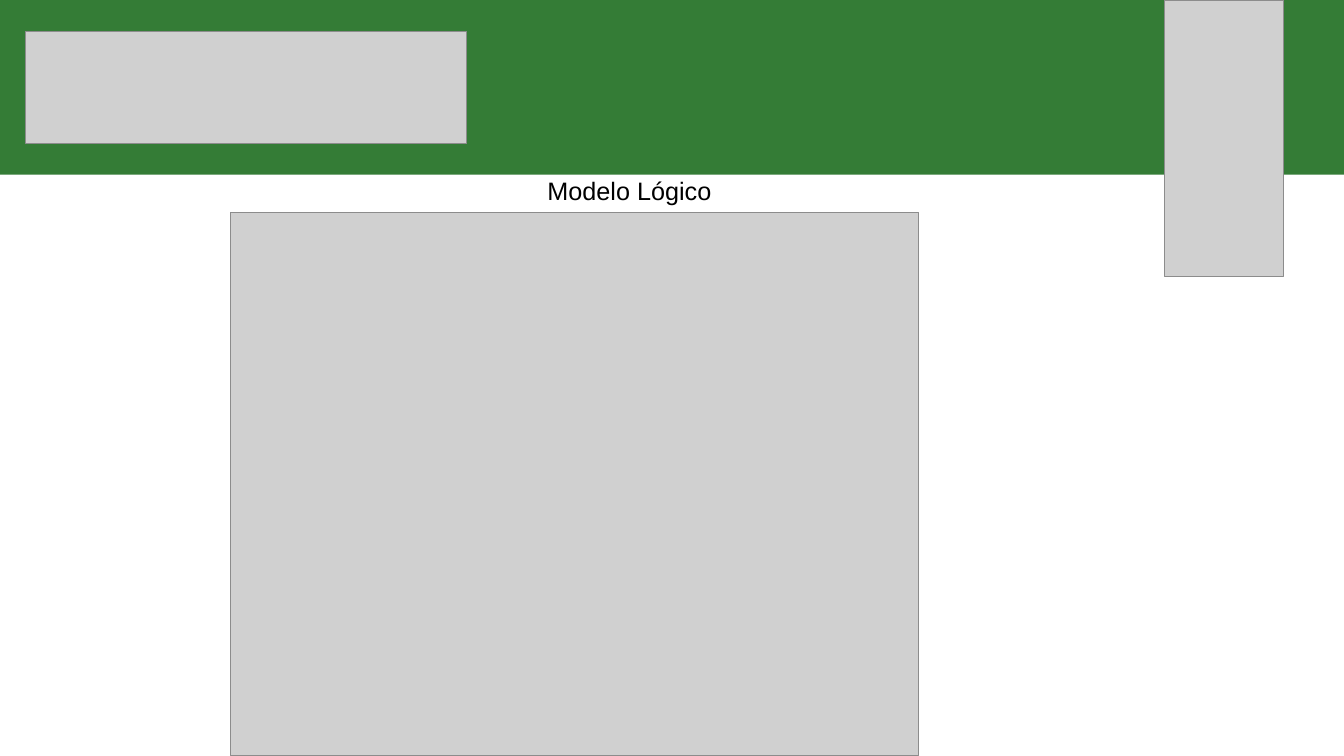
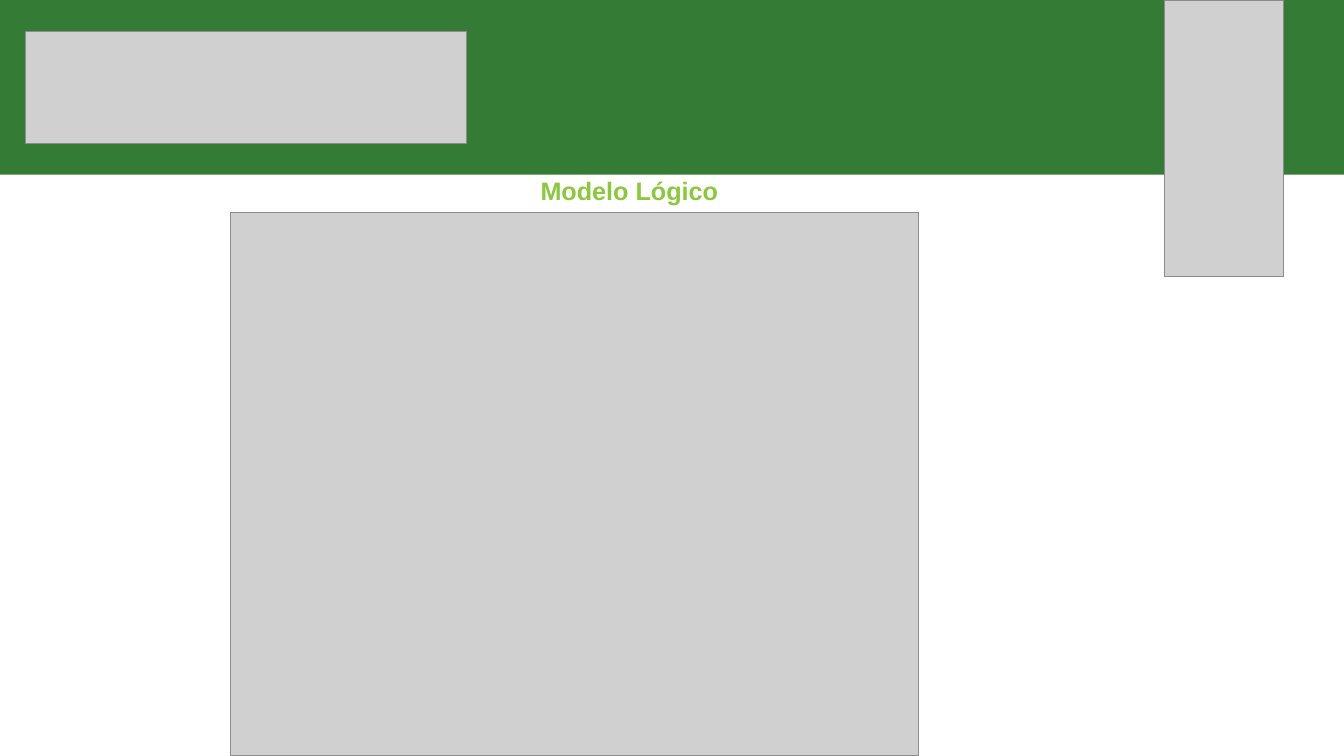
Before and after one commit to fabioportovasques/projeto-sus, a slide deck: slide 5 of segunda entrega/segunda entrega.pptx (slide 3 before the commit). Drawn at 1344x756 pixels with LibreOffice and Linux fonts; fonts in the diff are those of the drawing; grey boxes stand for pictures. Boxes give left, top, right and bottom in pixels: in the first picture for what was removed or moved away, otherwise in the second. Text is boxed around its words. In the diff, an @@ line names an element or a change of style, - is before the commit and + after.

```diff
--- a/segunda entrega/segunda entrega.pptx
+++ b/segunda entrega/segunda entrega.pptx
@@ text "Modelo Lógico" at <box>541,181,718,206</box>: text colour #000000 to #8DC641, bold on @@
```
Also in this commit, not shown: 2 other slides changed, 2 slides added, 1 other file.
